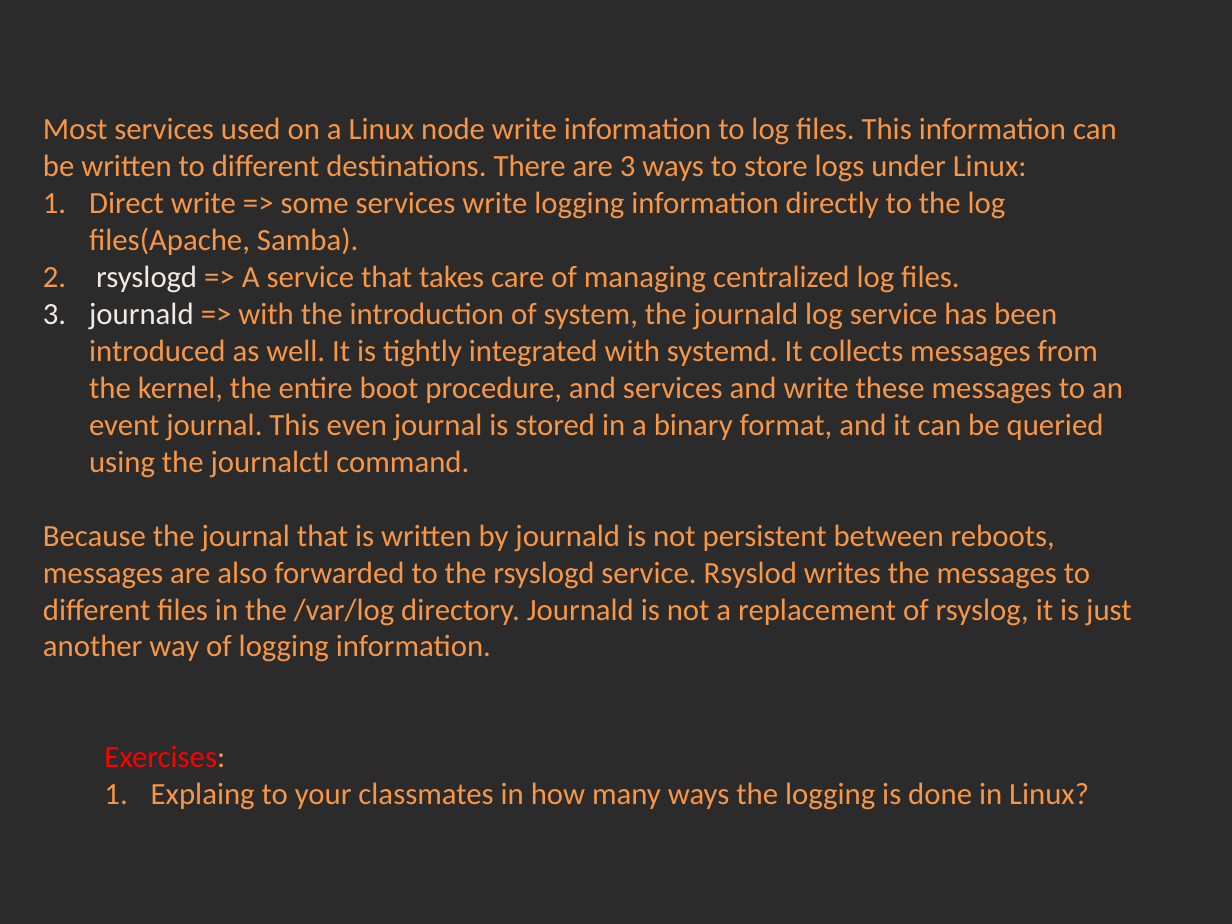
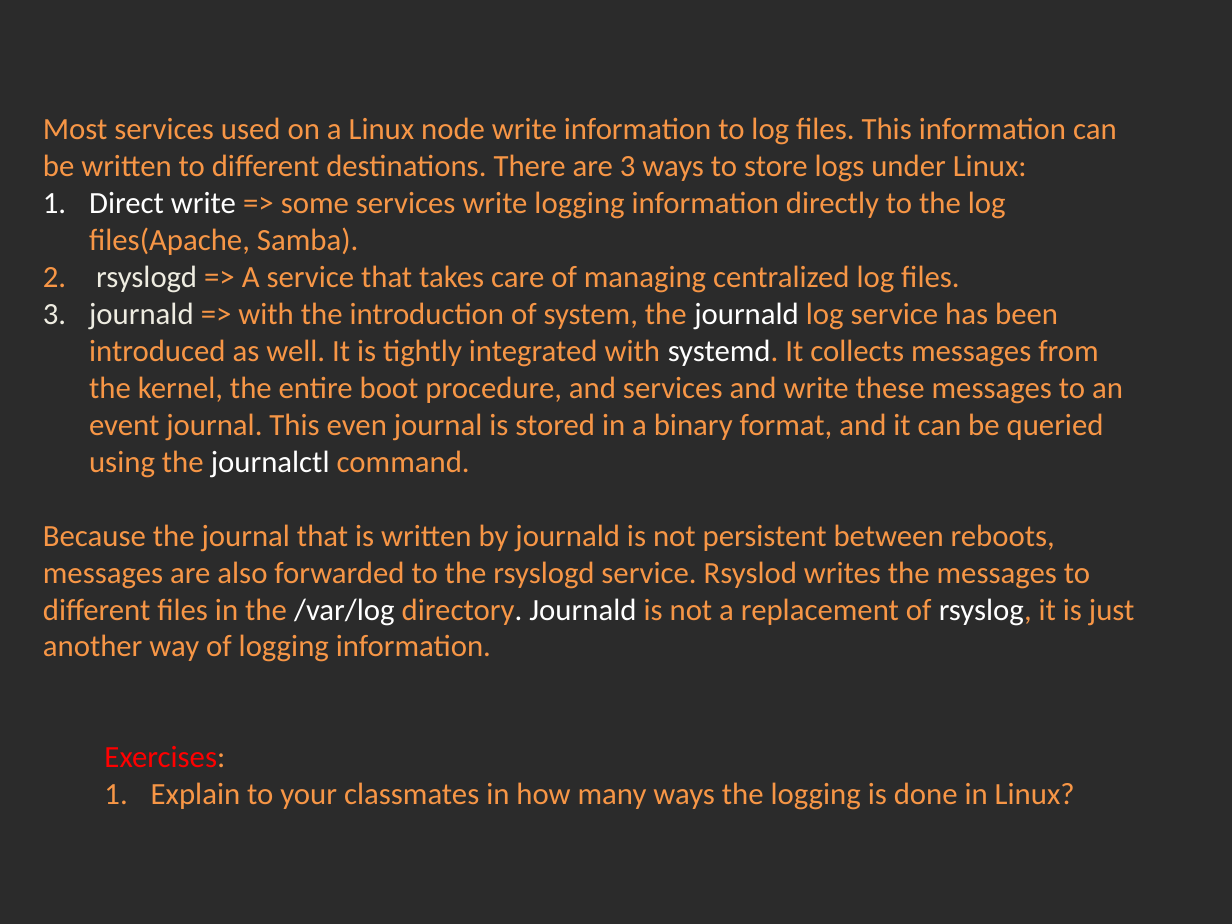
Before and after one commit to Academy-Soft-Intellect/Linux-Course, a slide deck: slide 2 of 11.Logging/11-Logging.pptx (slide 1 before the commit). Drawn at 1232x924 pixels with LibreOffice and Linux fonts; fonts in the diff are those of the drawing; background and template pictures are left out; a plain dark background stands for a picture behind light text. Boxes give left, top, right and bottom in pixels: in the first picture for what was removed or moved away, otherwise in the second. Text is boxed around its words. In the diff, an @@ line names an element or a change of style, - is before the commit and + after.

Commit message:
Loggin

```diff
--- a/11.Logging/11-Logging.pptx
+++ b/11.Logging/11-Logging.pptx
@@ text at [43,191,1135,662]: text colour #F79646 to #FFFFFF in "Direct write", "journald systemd. journalctl", "/var/log directory. Journald rsyslog," @@
@@ text at [151,782,1075,810]: text changed @@
-  1. Explaing to your classmates in how many ways the logging is done in Linux?
+  1. Explain to your classmates in how many ways the logging is done in Linux?
```
Also in this commit, not shown: 5 other slides changed, 1 slide added, 1 other file.
